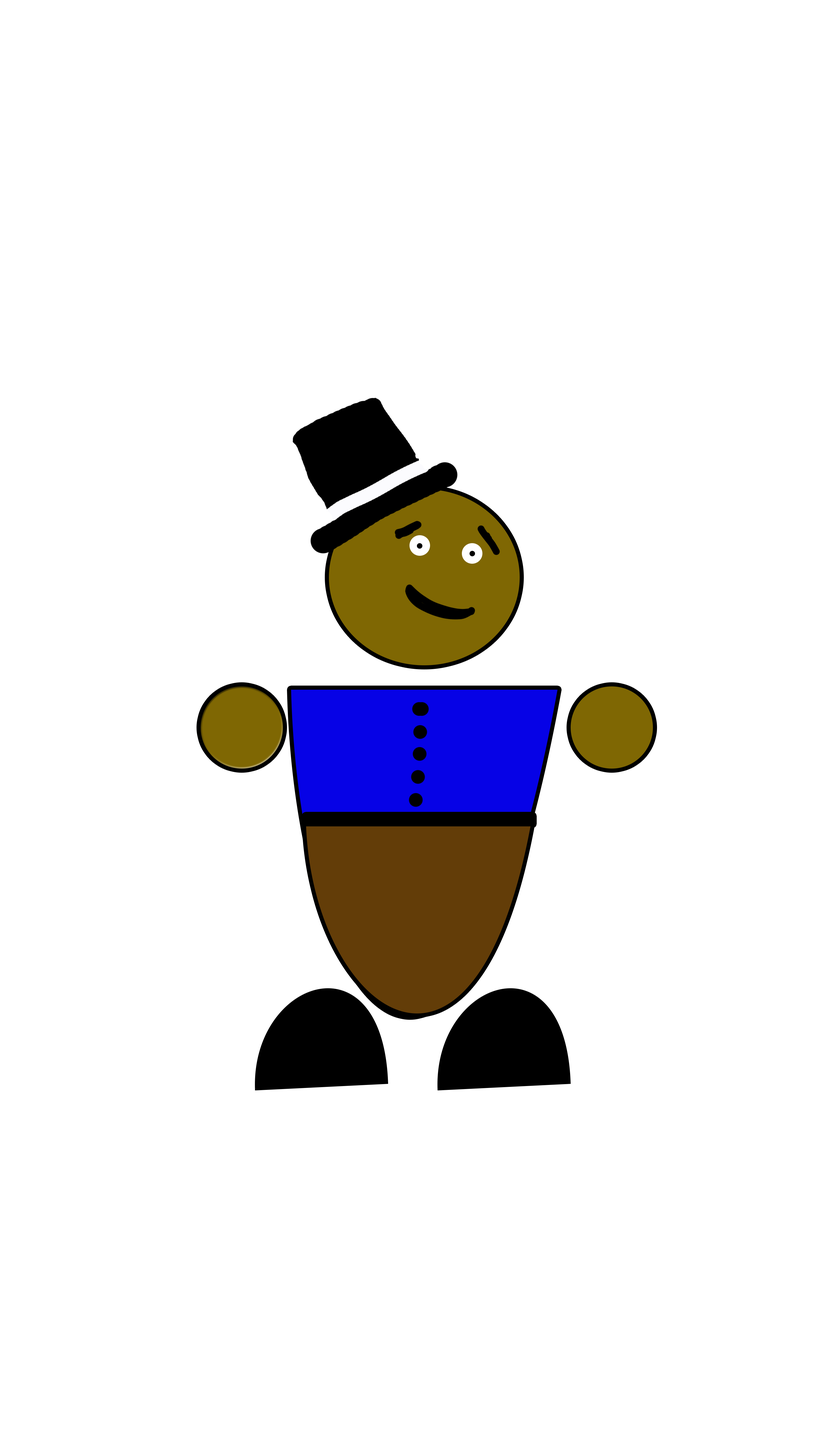
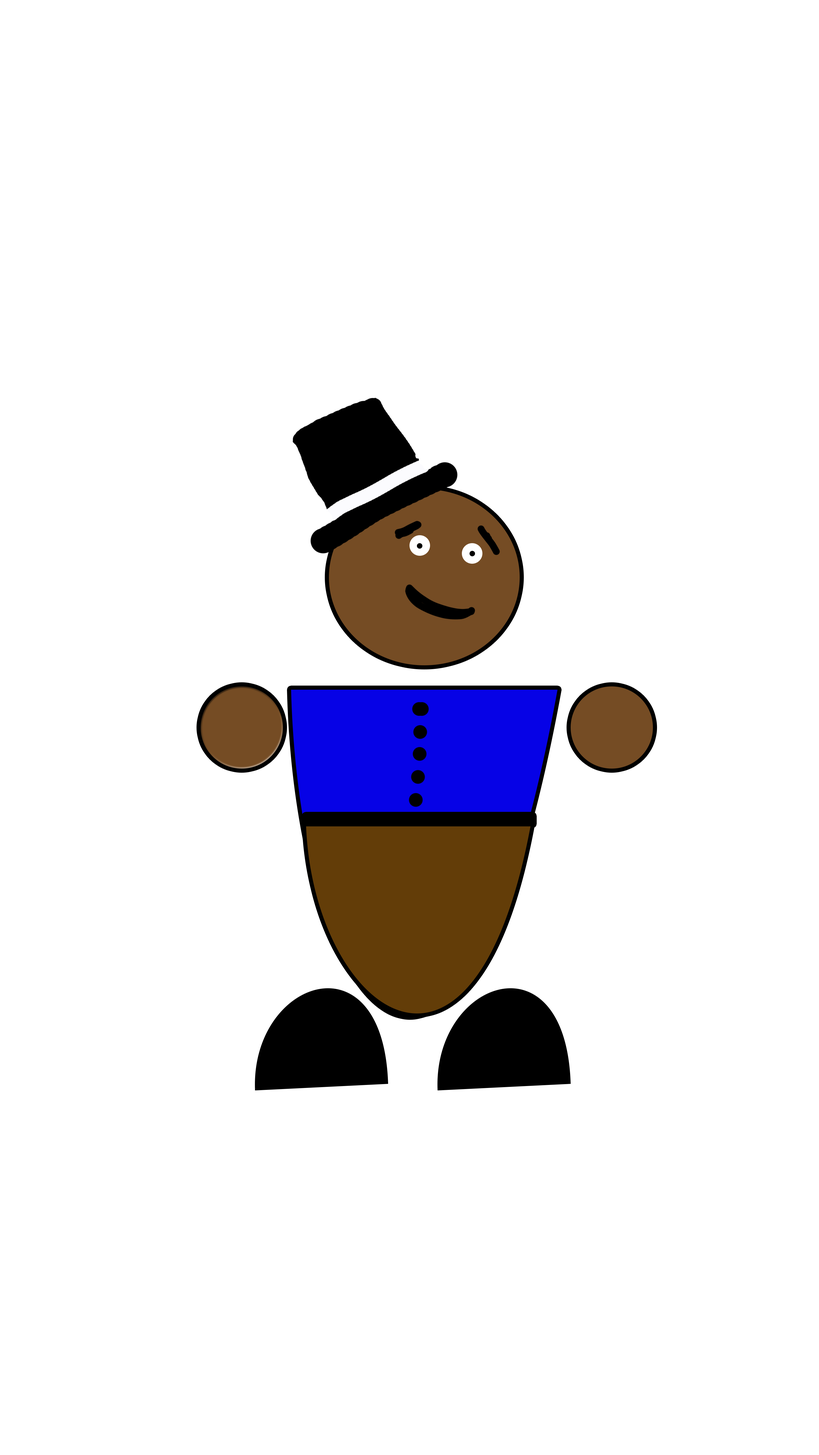
Layered file, before and after one edit (819 × 1455). Changes by layer:
painted on "Head" over (328, 490, 520, 666)
painted on "RIght Hand" over (570, 686, 653, 769)
painted on "Left Hand" over (200, 686, 283, 769)
